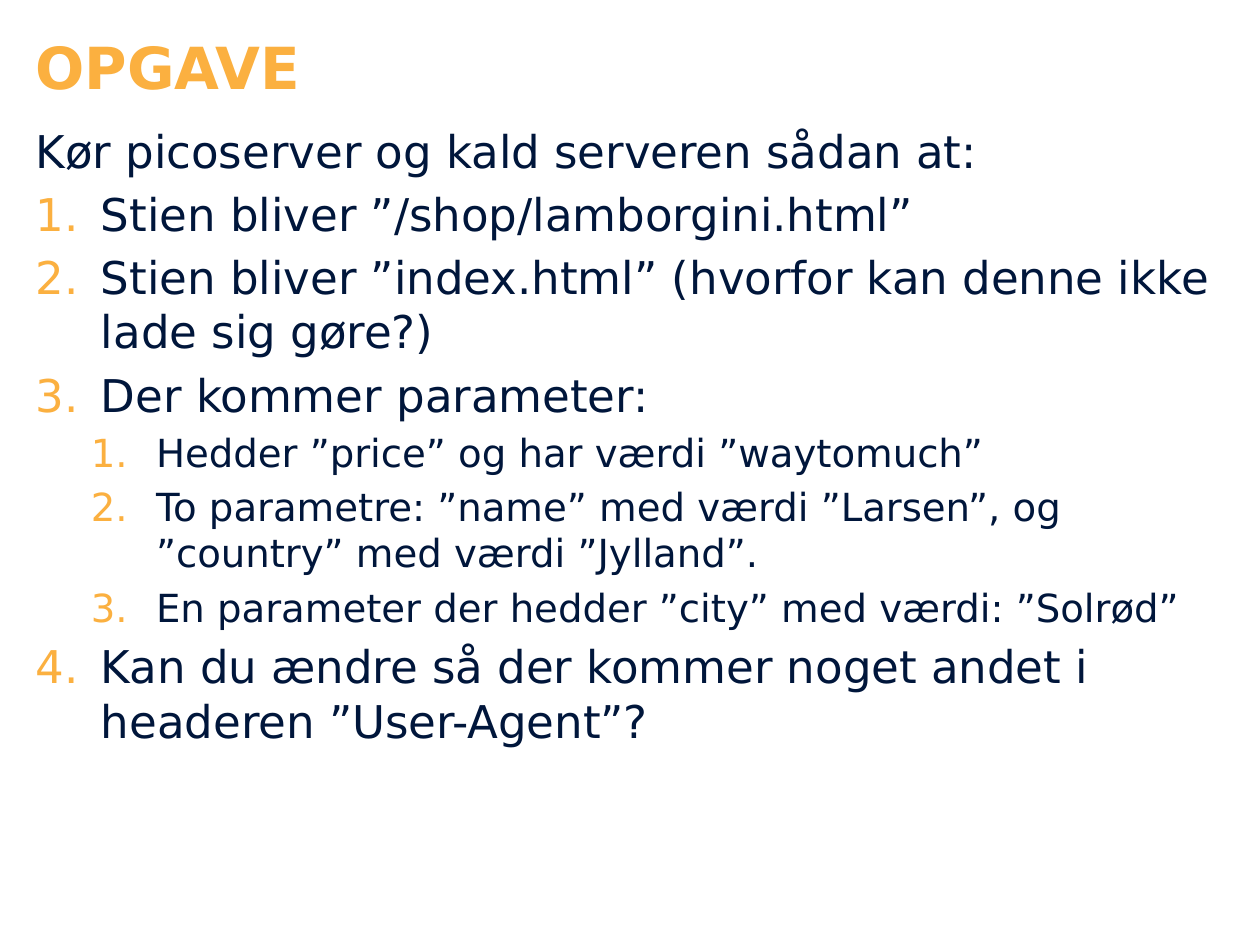
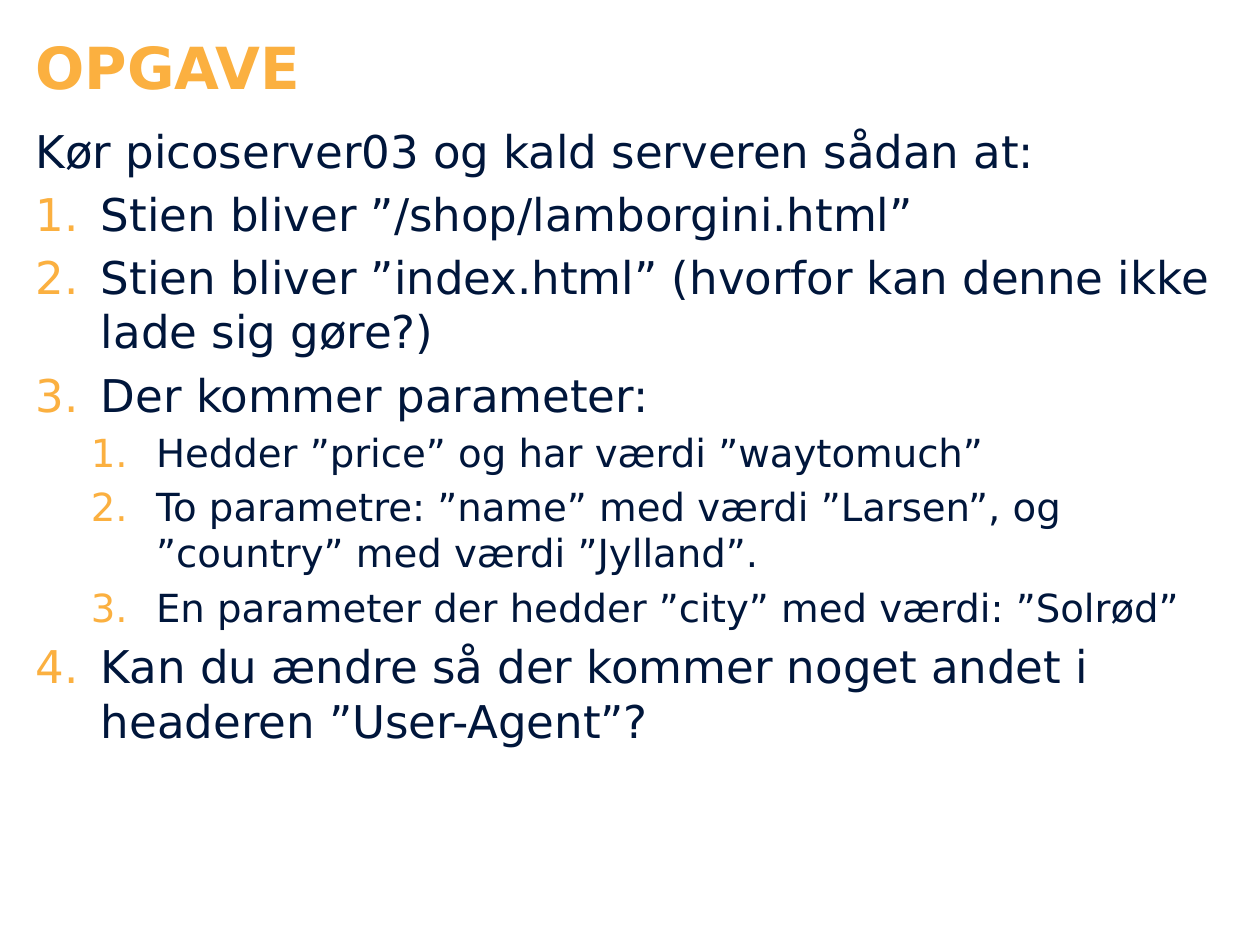
Before and after one commit to dat2Cph/content, a slide deck: slide 8 of http_network/network_http.pptx (slide 14 before the commit). Drawn at 1260x945 pixels with LibreOffice and Linux fonts; fonts in the diff are those of the drawing; background and template pictures are left out. Boxes give left, top, right and bottom in pixels: in the first picture for what was removed or moved away, otherwise in the second. Text is boxed around its words. In the diff, an @@ line names an element or a change of style, - is before the commit and + after.

```diff
--- a/http_network/network_http.pptx
+++ b/http_network/network_http.pptx
@@ text at (36, 132, 1034, 178): text changed @@
-Kør picoserver og kald serveren sådan at:
+Kør picoserver03 og kald serveren sådan at:
```
Also in this commit, not shown: 1 other slide changed, 6 slides removed, 2 other files.
